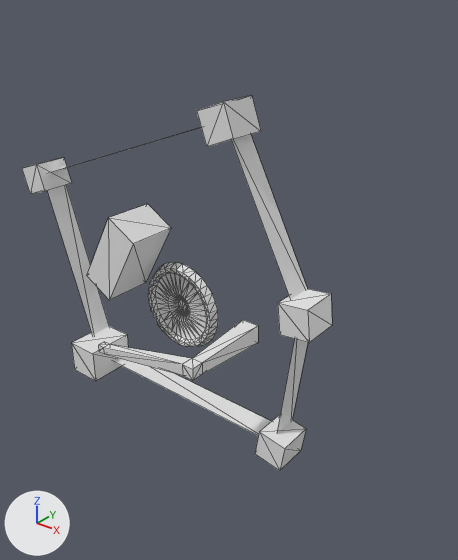
The OBJ model models/planet/survey_site.obj, before and after one commit.
Before and after are seen from a 50 mm lens placed at (3.08, -3.27, 2.39), pointed at (0.4, 0.08, 0.31). Arrows for +X, +Y and +Z are at lower left; the lights stay in place. Mesh edges are drawn as thin lines. Where no turn or scale is listed for an object, it has been applied to the vertices.
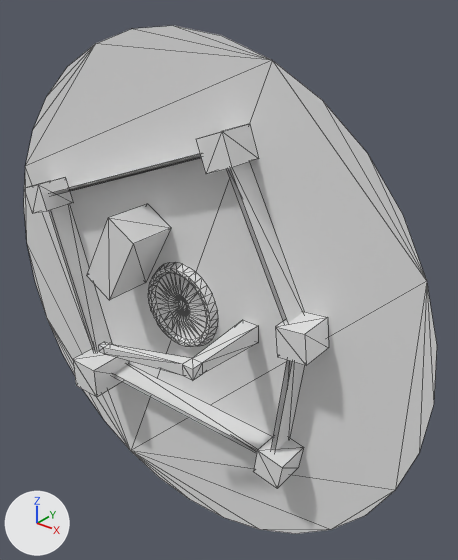
What differs and where, as boxes [x1, y1, x2, y2] in the pictures (458 x 560 px; the box of a moved part takes in the faces that stretch with it):
'Cylinder', reshaped (33% wider, 35% taller): before [22, 95, 332, 471]; after [24, 26, 437, 534]
part 1 of me_cylinder, added: after [51, 157, 292, 450]
part 2 of me_cylinder, added: after [24, 26, 437, 534]
part 3 of me_cylinder, moved or reshaped: before [22, 95, 332, 471]; after [24, 124, 329, 489]

The edits, one by one:
me_cylinder is used by ob_cylinder; location (0.0, 0.0, 0.0).
me_cylinder had 270 vertices, 468 faces and spanned x -1.54..1.33, y -0.86..0.0, z -0.86..1.7.
me_cylinder now has 312 vertices, 508 faces and spans x -2.07..2.07, y -0.86..0.0, z -2.07..2.07.
me_cylinder part 1: the loose piece of 10 vertices spanning x -1.38..1.19, y -0.2..0.0, z -0.72..1.57 is copied, and the copy is scaled about its middle by (0.97, 1, 0.97), then moved by (-0.01, 0.0, -0.18); it spans x -1.35..1.14, y -0.2..0.0, z -0.86..1.35.
me_cylinder part 2: a new loose piece of 32 vertices spanning x -2.07..2.07, y 0.0, z -2.07..2.07.
Part 3, on me_cylinder:
32 vertices in x -1.38..1.31, y -0.4..0.0, z -0.82..1.7 move by (-0.01, 0.0, -0.18).
8 vertices in x -0.99..1.33, y -0.4..0.0, z -0.54..1.48 move by (-0.01, 0.0, -0.17).
6 vertices in x -1.54..-0.7, y -0.4..0.0, z -0.82..0.91 move by (-0.02, 0.0, -0.18).
4 vertices in x -0.7..1.16, y -0.4..0.0, z -0.86..-0.54 move by (-0.02, 0.0, -0.17).
